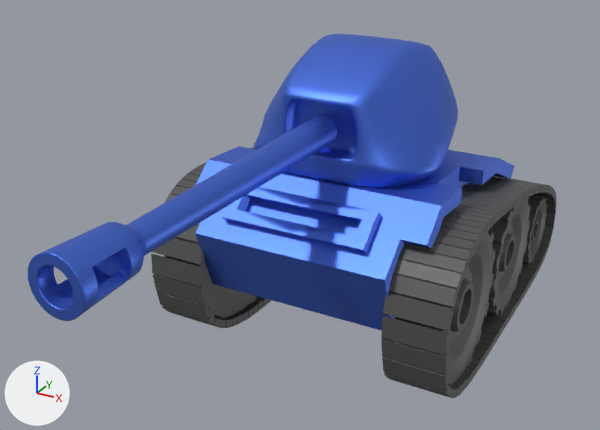
The OBJ model assets/Models/Tank.obj as it was, and as the next commit left it.
Camera for both pictures: a 50 mm lens placed at (2.41, -5.22, 3.37), pointed at (-0.12, -0.61, 1.07). Lighting does not change. The marker at lower left points along +X, +Y and +Z. Where no turn or scale is listed for an object, it has been applied to the vertices.

Before the edit, the objects in view are built like this:
```python
me_башня = bpy.data.meshes.new('Башня')
me_башня.from_pydata(...)  # 706 vertices, 704 faces; spans x -0.69..0.69, y -0.595..0.861, z 1.21..2.164
me_башня.materials.append(mat_корпус)  # blue #557ce7
me_пушка = bpy.data.meshes.new('Пушка')
me_пушка.from_pydata(...)  # 788 vertices, 758 faces; spans x -0.16..0.16, y -2.99..-0.52, z 1.51..1.83
me_пушка.materials.append(mat_корпус)  # blue #557ce7
me_траки = bpy.data.meshes.new('Траки')
me_траки.from_pydata(...)  # 1280 vertices, 960 faces; spans x -1.12..1.12, y -1.03..1.9, z -0.03..1.18
me_траки.materials.append(mat_катки)  # dark grey #505050
ob_башня = bpy.data.objects.new('Башня', me_башня)
ob_башня.location = (0.0, 0.0, 0.0)
ob_пушка = bpy.data.objects.new('Пушка', me_пушка)
ob_пушка.location = (0.0, 0.0, 0.0)
ob_траки = bpy.data.objects.new('Траки', me_траки)
ob_траки.location = (0.0, 0.0, 0.0)
# also in view: 'Корпус' at (0.0, 0.31, 0.84); 'Катки' at (0.0, 0.43, 0.57)
```
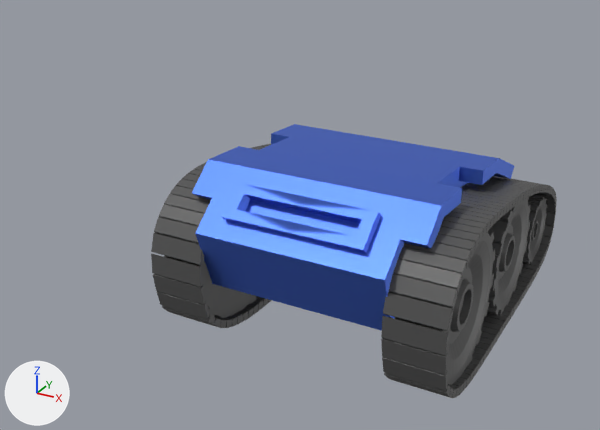
Diff of the bpy script that builds the scene:
```diff
--- a/assets/Models/Tank.obj.py
+++ b/assets/Models/Tank.obj.py
@@ ob_башня @@
-ob_башня = bpy.data.objects.new('Башня', me_башня)
-ob_башня.location = (0.0, 0.0, 0.0)
@@ ob_пушка @@
-ob_пушка = bpy.data.objects.new('Пушка', me_пушка)
-ob_пушка.location = (0.0, 0.0, 0.0)
```

Where the change shows, as pixel boxes (x1, y1, x2, y2) in the pictures (600 x 430 px):
'Башня', deleted (blue): before (254, 33, 458, 188)
'Пушка', deleted (blue): before (28, 115, 337, 321)
